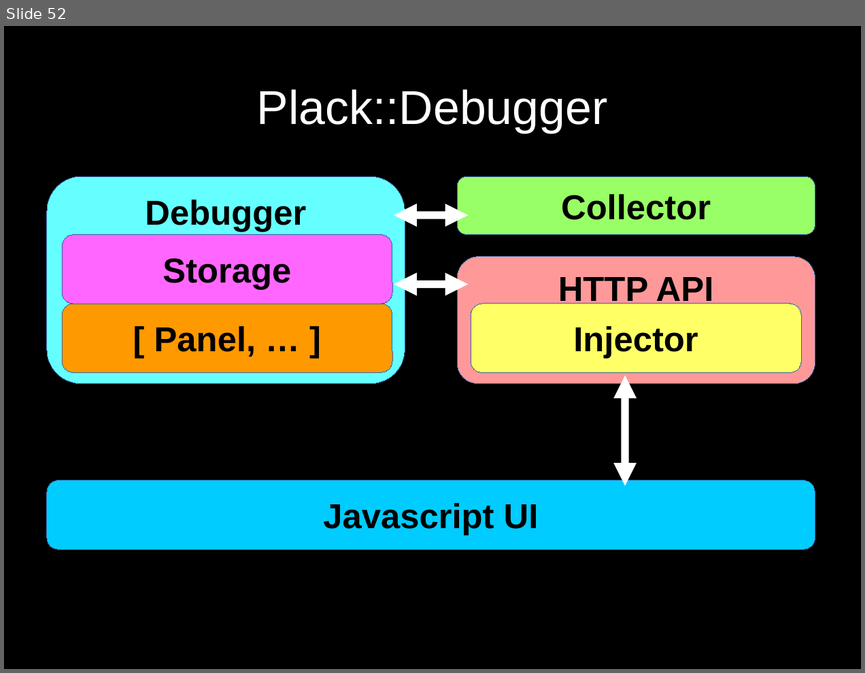
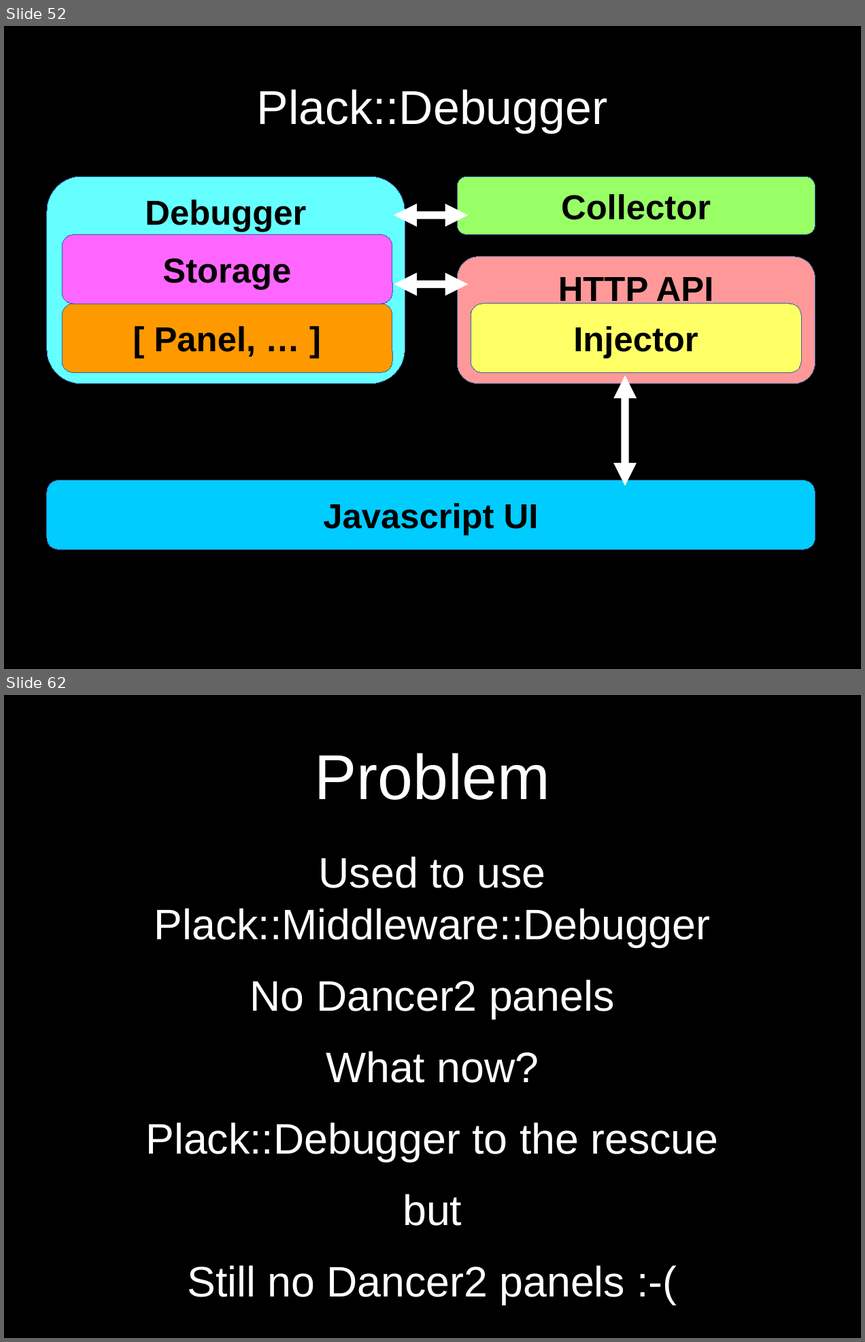
Before and after one commit to SysPete/perl-dancer-conference-2016, a slide deck: plack-debugger-meets-dancer2.odp. Shown one above the other, each under a label of ours: slide 52 before the commit, slides 52 and 62 after it; the slides between them are not shown. The pictures are 865x673 and 865x1342 pixels, drawn with LibreOffice and Linux fonts; fonts in the diff are those of the drawing. Boxes give left, top, right and bottom in pixels: in the first picture for what was removed or moved away, otherwise in the second. Text is boxed around its words. In the diff, an @@ line names an element or a change of style, - is before the commit and + after.

Commit message:
more slides add to debugger presentation. close to finished.

```diff
--- a/plack-debugger-meets-dancer2.odp
+++ b/plack-debugger-meets-dancer2.odp
@@ slide 62 added at <box>4,695,861,1338</box>, background #000000 @@
@@ title added at <box>314,753,550,800</box>, 58.7 pt, text #FFFFFF @@
+Problem
@@ text added at <box>145,856,719,1304</box>, 39.5 pt, text #FFFFFF @@
+Used to use Plack::Middleware::Debugger
+No Dancer2 panels
+What now?
+Plack::Debugger to the rescue
+but
+Still no Dancer2 panels :-(
```
Also in this commit, not shown: 19 other slides added.
